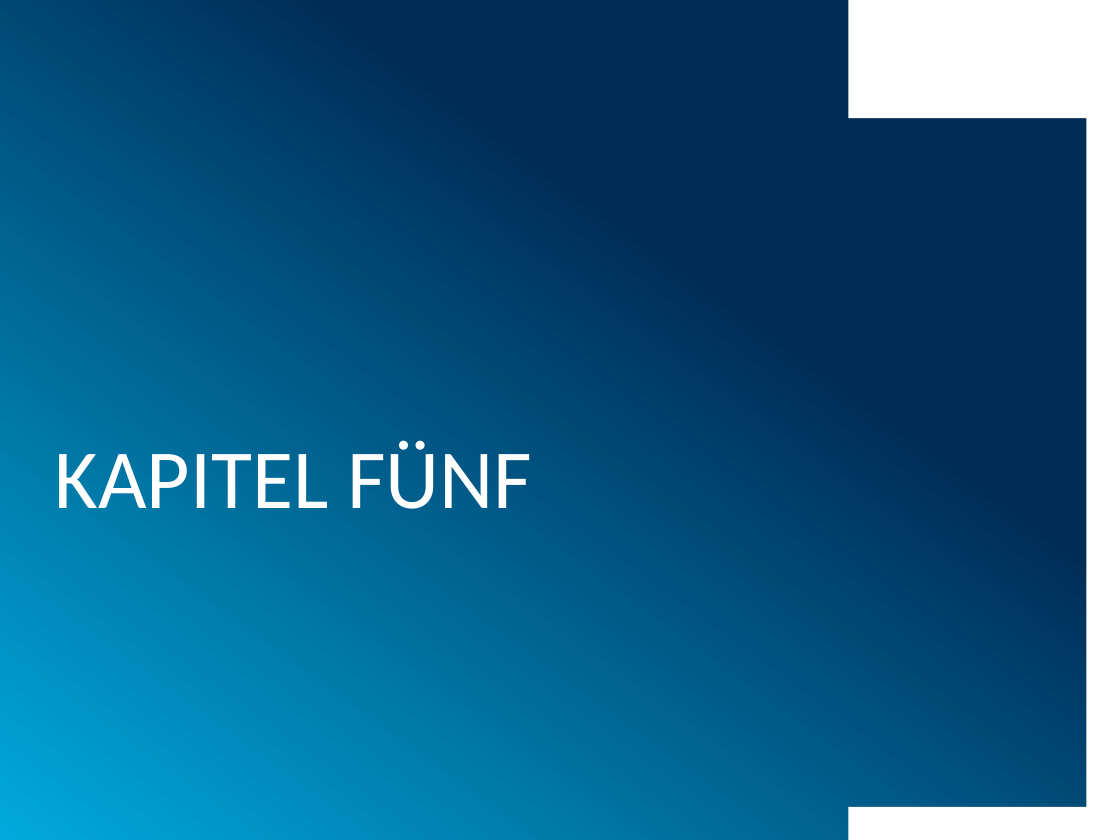
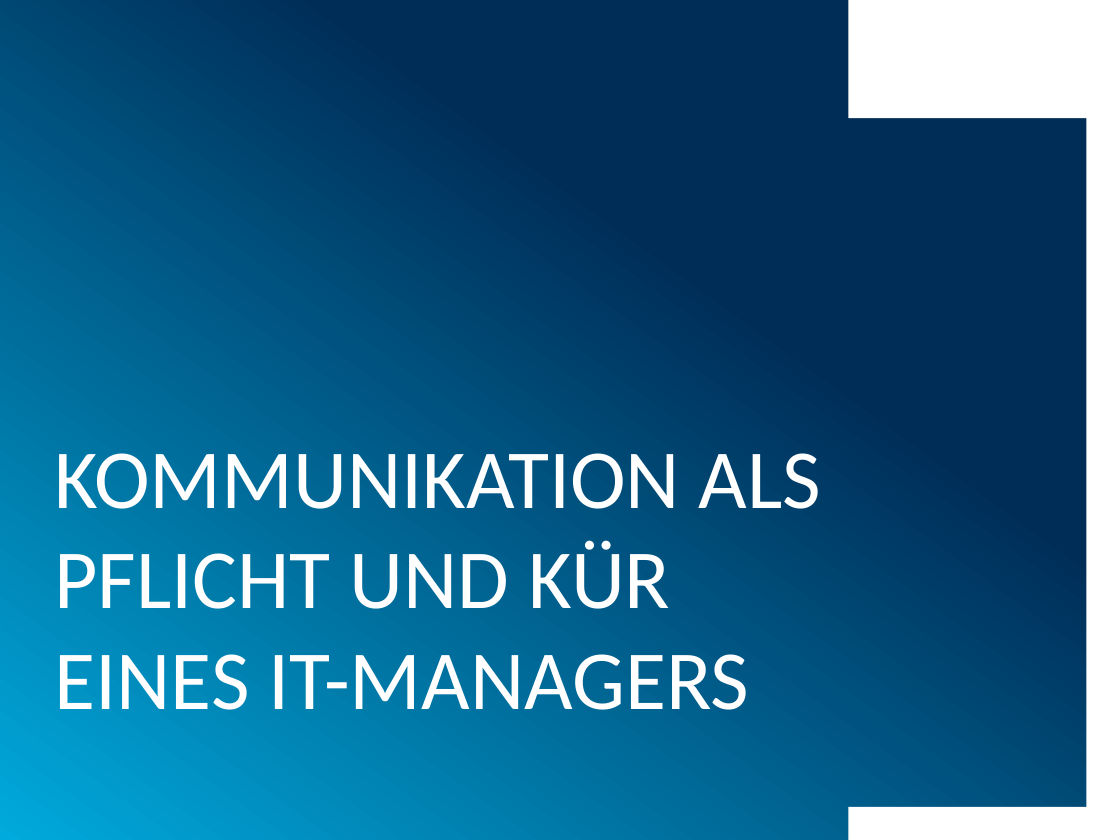
Before and after one commit to muensto/itm_vortrag_1233, a slide deck: slide 10 of 20190528.pptx. Drawn at 1120x840 pixels with LibreOffice and Linux fonts; fonts in the diff are those of the drawing; background and template pictures are left out. Boxes give left, top, right and bottom in pixels: in the first picture for what was removed or moved away, otherwise in the second. Text is boxed around its words. In the diff, an @@ line names an element or a change of style, - is before the commit and + after.

Commit message:
kapitelnamen angepasst

```diff
--- a/20190528.pptx
+++ b/20190528.pptx
@@ text at [55,438,821,710]: text changed @@
-KAPITEL FÜNF
+KOMMUNIKATION ALS PFLICHT UND KÜR EINES IT-MANAGERS
```
Also in this commit, not shown: 1 other slide changed.
